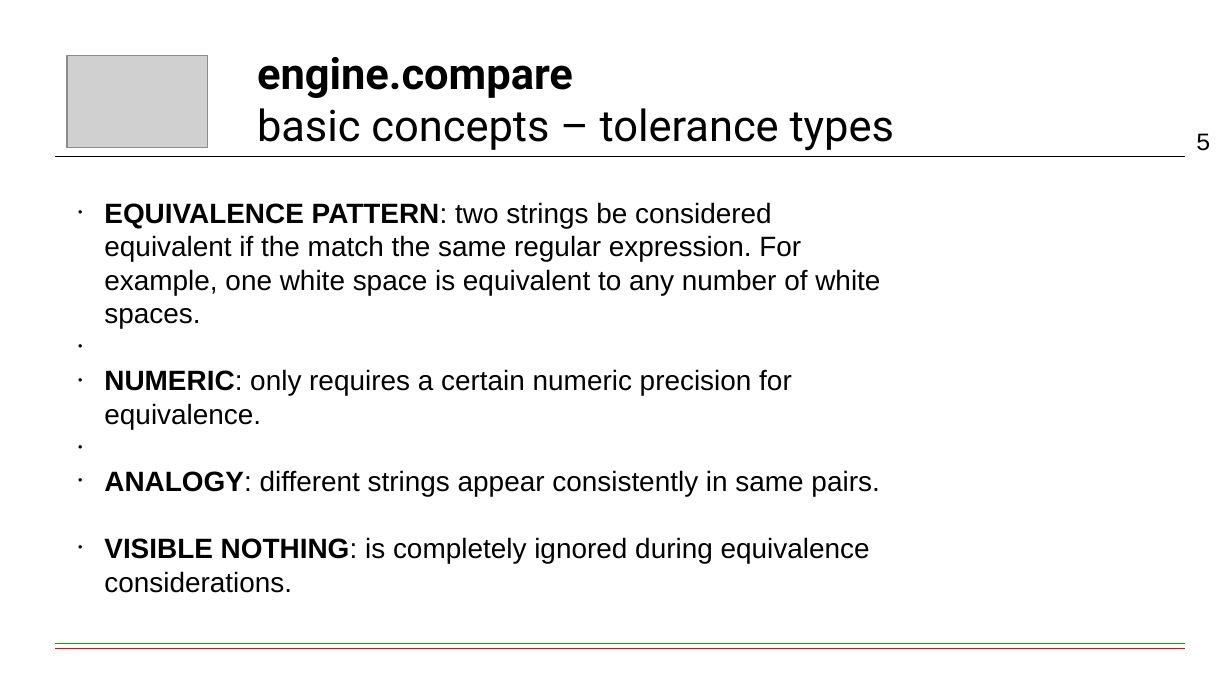
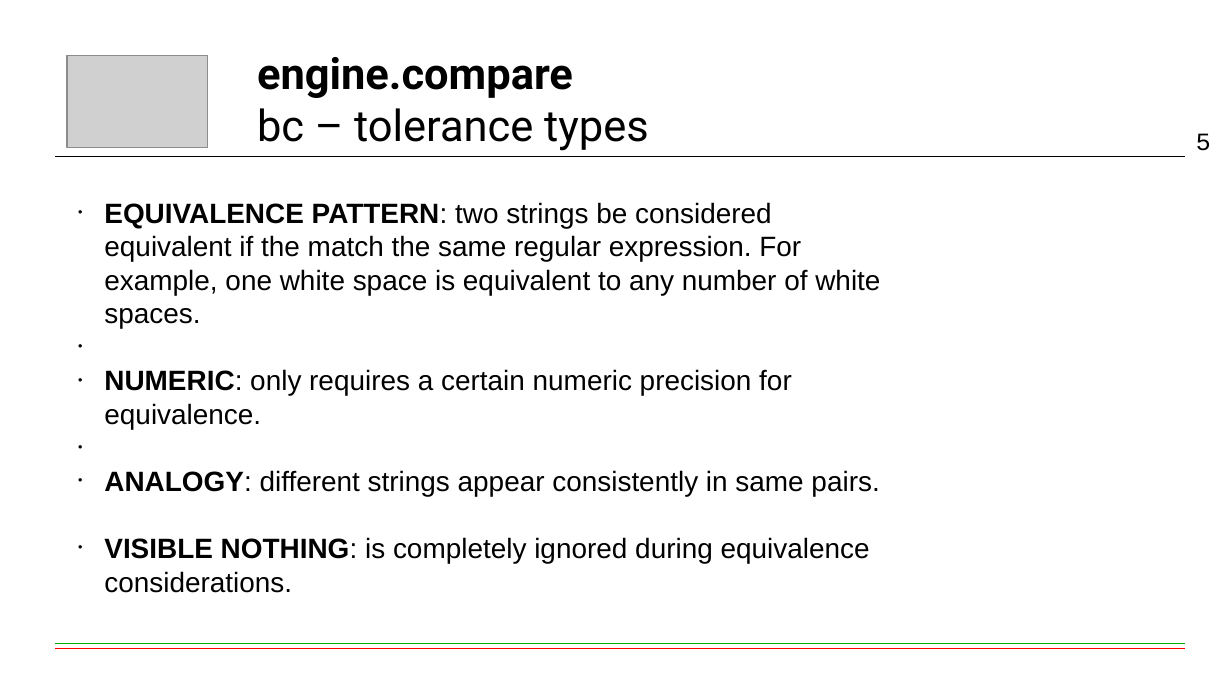
Before and after one commit to fschaef/hwut, a slide deck: slide 5 of engine/compare/api.odp. Drawn at 1232x693 pixels with LibreOffice and Linux fonts; fonts in the diff are those of the drawing; grey boxes stand for pictures. Boxes give left, top, right and bottom in pixels: in the first picture for what was removed or moved away, otherwise in the second. Text is boxed around its words. In the diff, an @@ line names an element or a change of style, - is before the commit and + after.

```diff
--- a/engine/compare/api.odp
+++ b/engine/compare/api.odp
@@ title at [257, 57, 649, 151]: text changed @@
-engine.compare
-basic concepts – tolerance types
+engine.compare
+bc – tolerance types
```
Also in this commit, not shown: 2 other slides changed, 5 slides added, 11 other files.
